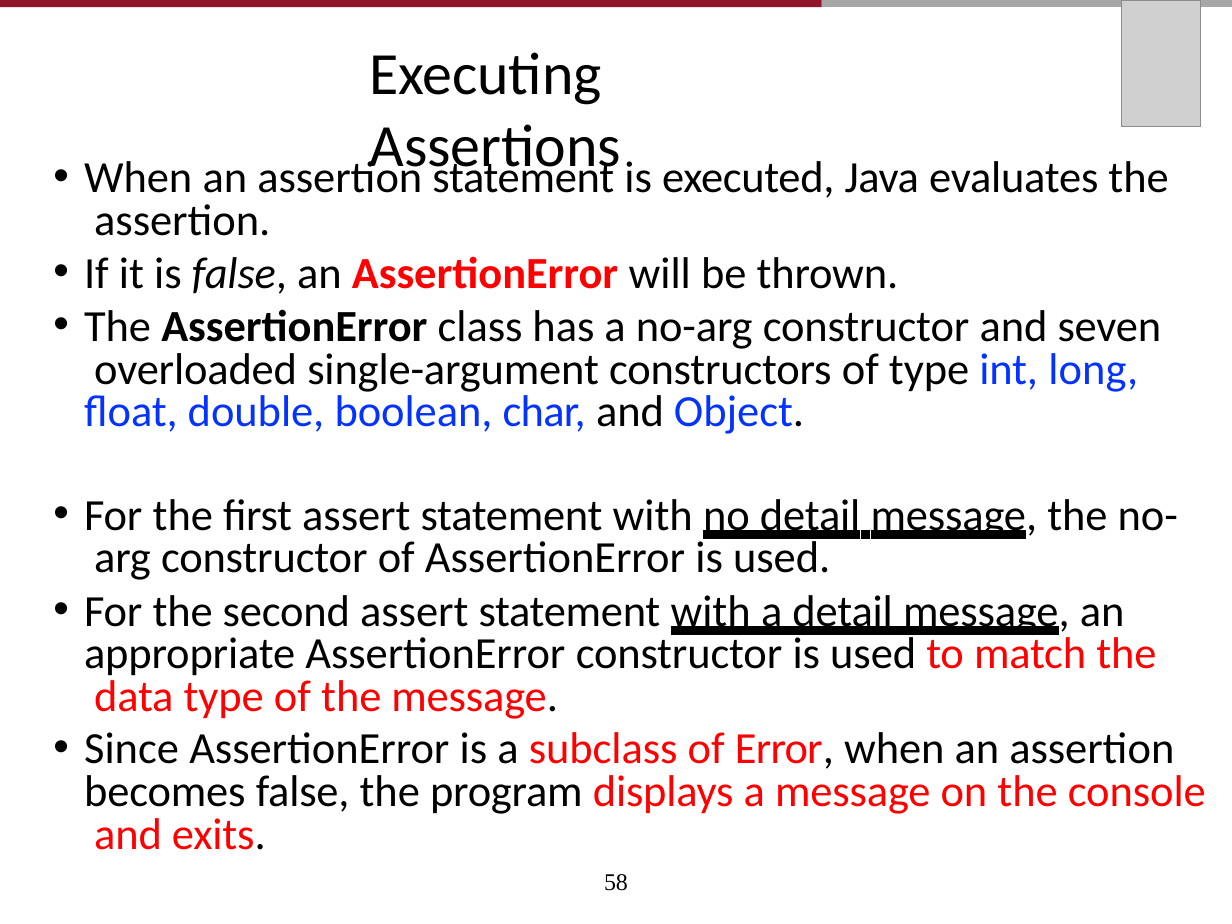
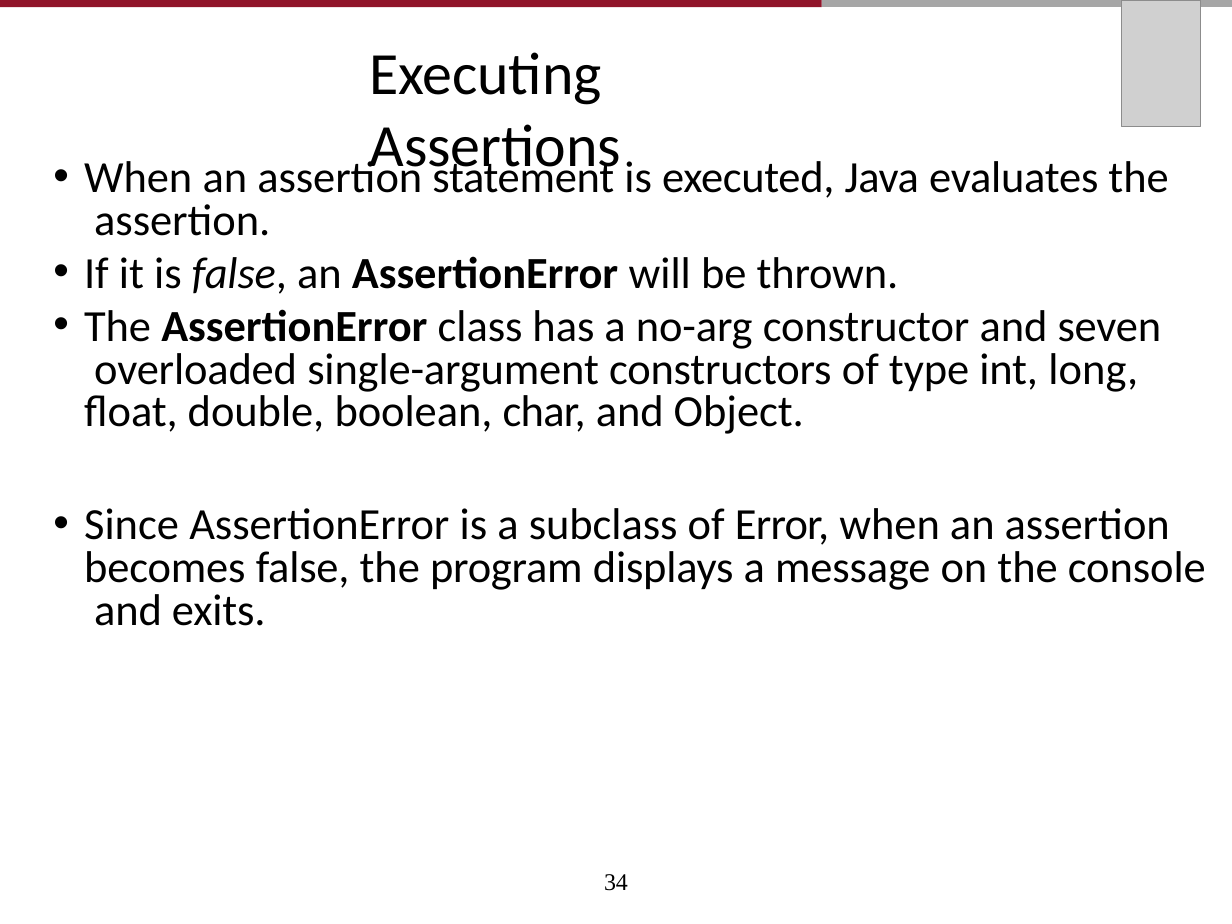
Before and after one commit to AughdonBreslin/CS501IntroToJava, a slide deck: slide 34 of Lectures/11_Exception_Handling_and_Text_I0.pptx (slide 58 before the commit). Drawn at 1232x924 pixels with LibreOffice and Linux fonts; fonts in the diff are those of the drawing; grey boxes stand for pictures. Boxes give left, top, right and bottom in pixels: in the first picture for what was removed or moved away, otherwise in the second. Text is boxed around its words. In the diff, an @@ line names an element or a change of style, - is before the commit and + after.

```diff
--- a/Lectures/11_Exception_Handling_and_Text_I0.pptx
+++ b/Lectures/11_Exception_Handling_and_Text_I0.pptx
@@ text at [84, 256, 1206, 626]: text colour #FF0000 to #000000 in "AssertionError", "subclass of Error, displays a message on ..."; text colour #0432FF to #000000 in "int, long, float, double, boolean, char, Object." @@
@@ text at [84, 499, 1178, 719]: paragraphs removed @@
-• For the first assert statement with no detail message, the no- arg constructor of AssertionError is used.
-• For the second assert statement with a detail message, an appropriate AssertionError constructor is used to match the data type of the message.
@@ page number at [604, 874, 628, 891]: text changed @@
-58
+34
```
Also in this commit, not shown: 21 other slides changed, 3 slides added, 29 slides removed, 26 other files.
